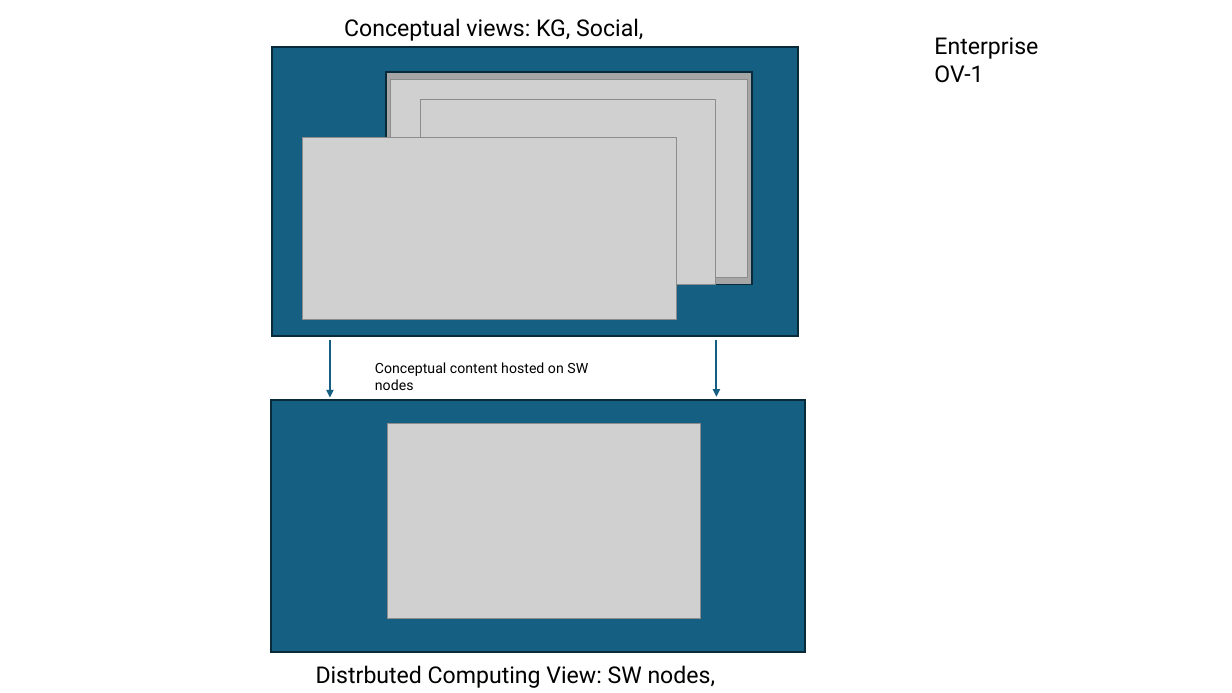
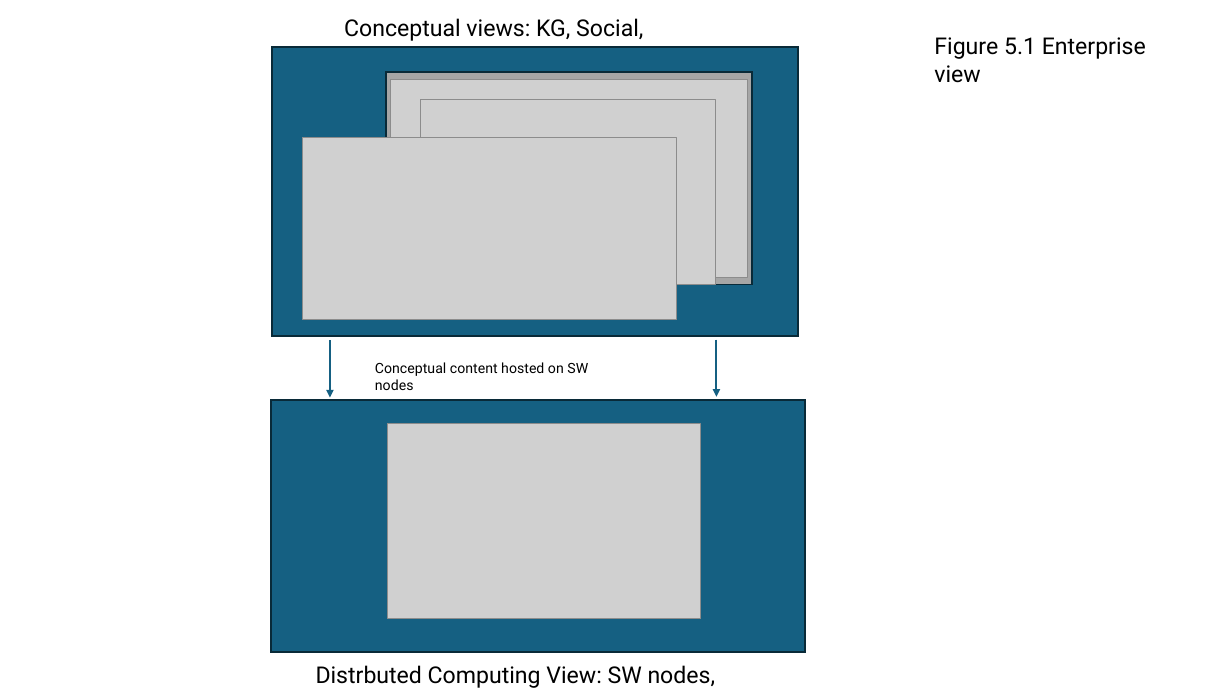
Before and after one commit to Spatial-Web-Foundation/UDG, a slide deck: slide 1 of UDG study diagrams.pptx. Drawn at 1232x693 pixels with LibreOffice and Linux fonts; fonts in the diff are those of the drawing; grey boxes stand for pictures. Boxes give left, top, right and bottom in pixels: in the first picture for what was removed or moved away, otherwise in the second. Text is boxed around its words. In the diff, an @@ line names an element or a change of style, - is before the commit and + after.

```diff
--- a/UDG study diagrams.pptx
+++ b/UDG study diagrams.pptx
@@ text at [934, 37, 1146, 83]: text changed @@
-Enterprise OV-1
+Figure 5.1 Enterprise view
```
Also in this commit, not shown: 3 other slides changed, 1 slide added, 1 slide removed, 14 other files.
